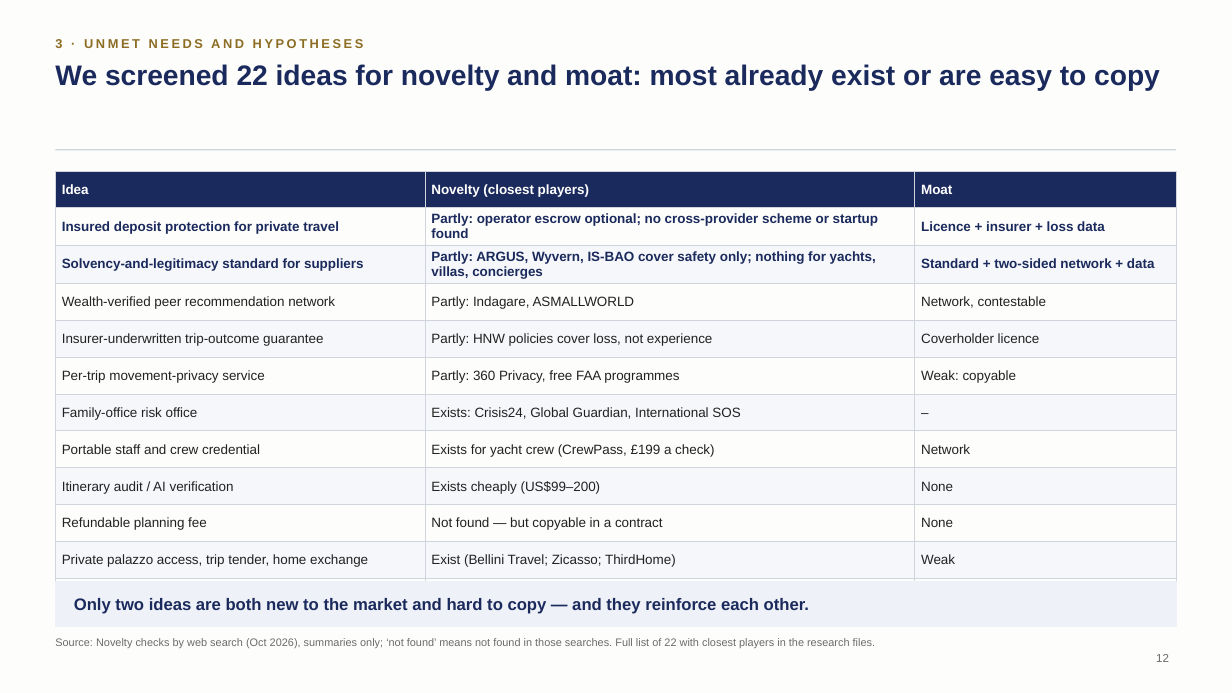
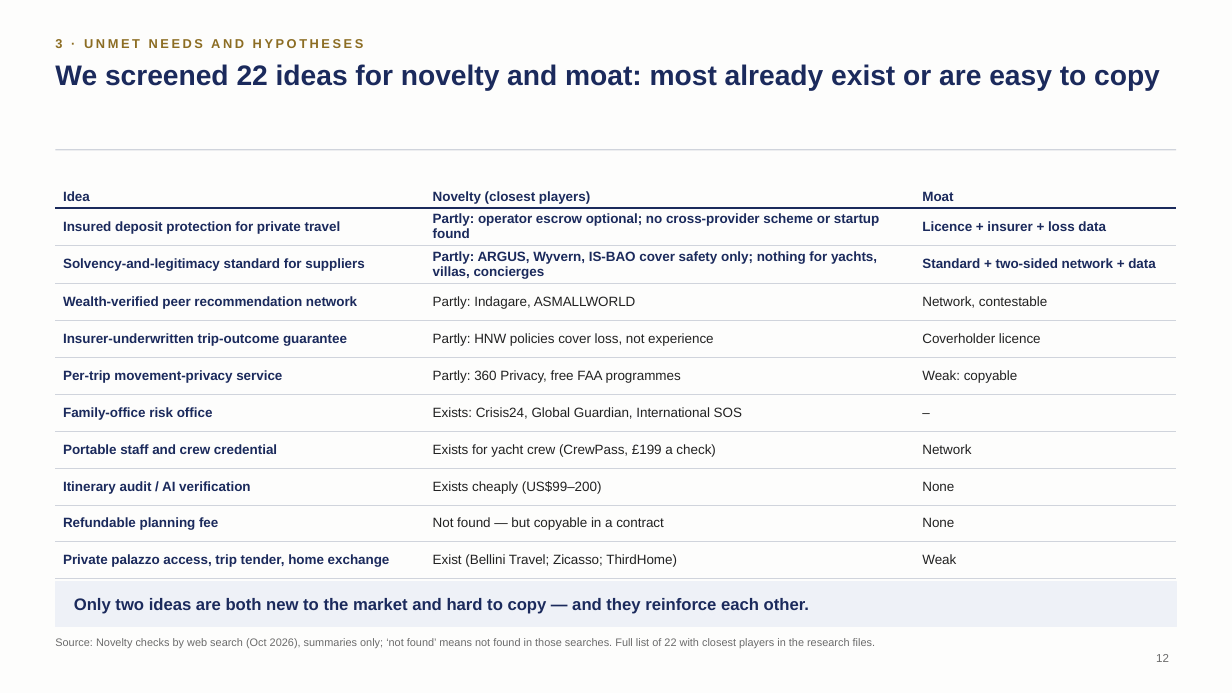
Before and after one commit to algarcalebe-web/legendary-bassoon, a slide deck: slide 12 of deck/Private_Travel_Assurance_Strategy_Deck.pptx. Drawn at 1232x693 pixels with LibreOffice and Linux fonts; fonts in the diff are those of the drawing. Boxes give left, top, right and bottom in pixels: in the first picture for what was removed or moved away, otherwise in the second. Text is boxed around its words. In the diff, an @@ line names an element or a change of style, - is before the commit and + after.

```diff
--- a/deck/Private_Travel_Assurance_Strategy_Deck.pptx
+++ b/deck/Private_Travel_Assurance_Strategy_Deck.pptx
@@ table at (x1=55, y1=171, x2=1177, y2=609) @@
@@ fill #1B2A5C to none in row 1 @@
@@ fill #FDFDFC to none in 18 cells @@
@@ fill #F6F7FA to none in 15 cells @@
@@ text colour #FFFFFF to #1B2A5C in "Idea", "Novelty (closest players)", "Moat" @@
@@ text colour #222222 to #1B2A5C, bold on in "Wealth-verified peer recommendation network", "Insurer-underwritten trip-outcome guarantee", "Per-trip movement-privacy service", "Family-office risk office" and 5 more places @@
@@ borders changed @@
```
Also in this commit, not shown: 17 other slides changed, 1 other file.
